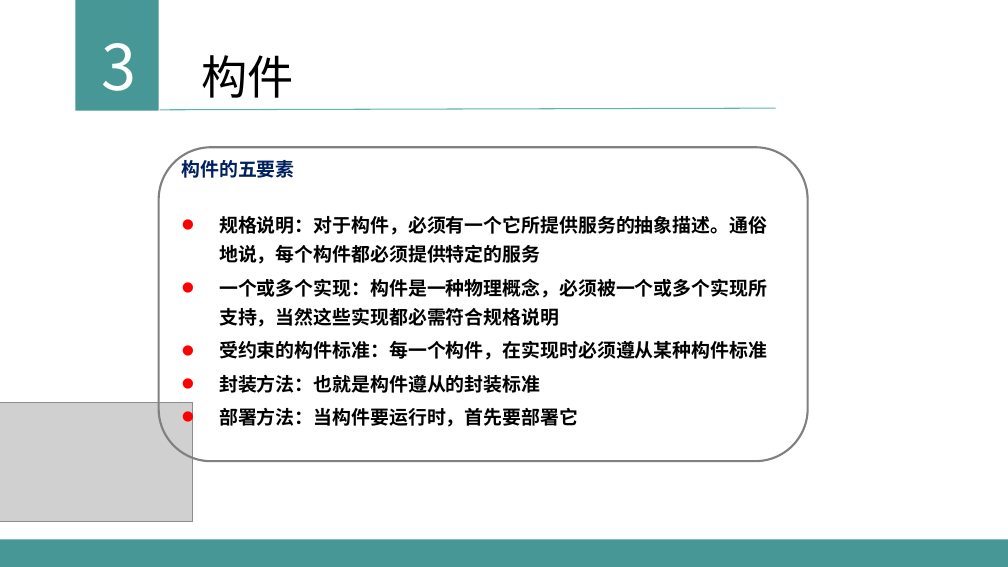
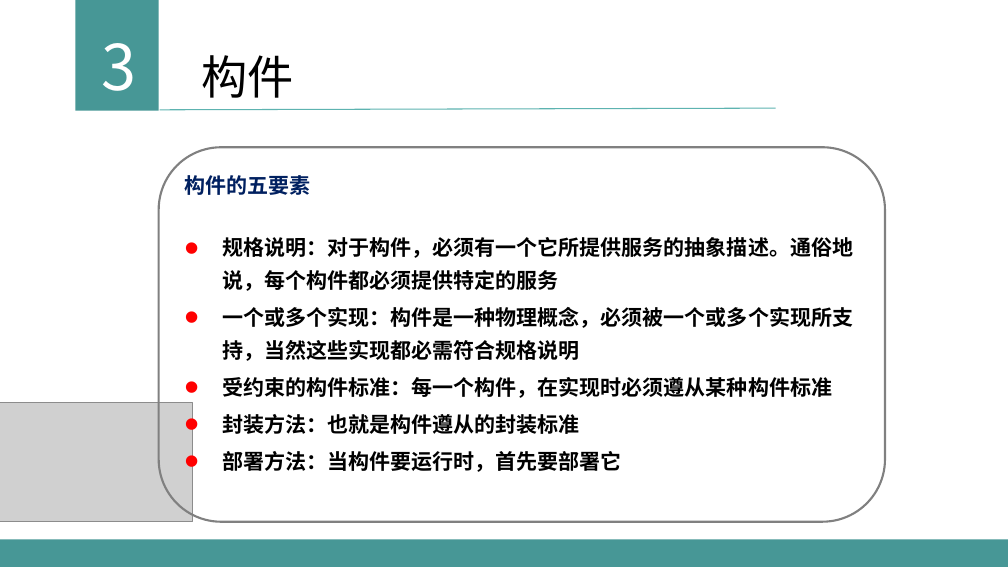
Before and after one commit to sun2009/PRD2018-G16, a slide deck: slide 21 of 受控文档/PPT/UML基础III0.3.0.pptx (slide 20 before the commit). Drawn at 1008x567 pixels with LibreOffice and Linux fonts; fonts in the diff are those of the drawing; grey boxes stand for pictures. Boxes give left, top, right and bottom in pixels: in the first picture for what was removed or moved away, otherwise in the second. Text is boxed around its words. In the diff, an @@ line names an element or a change of style, - is before the commit and + after.

```diff
--- a/受控文档/PPT/UML基础III0.3.0.pptx
+++ b/受控文档/PPT/UML基础III0.3.0.pptx
@@ rounded rectangle "构件的五要素" resized from (x1=159, y1=147, x2=808, y2=461) to (x1=159, y1=147, x2=885, y2=522) @@
@@ rounded rectangle "构件的五要素" at (x1=159, y1=147, x2=885, y2=522): size 18 to 20 pt @@
```
Also in this commit, not shown: 8 other slides changed, 1 slide added.
